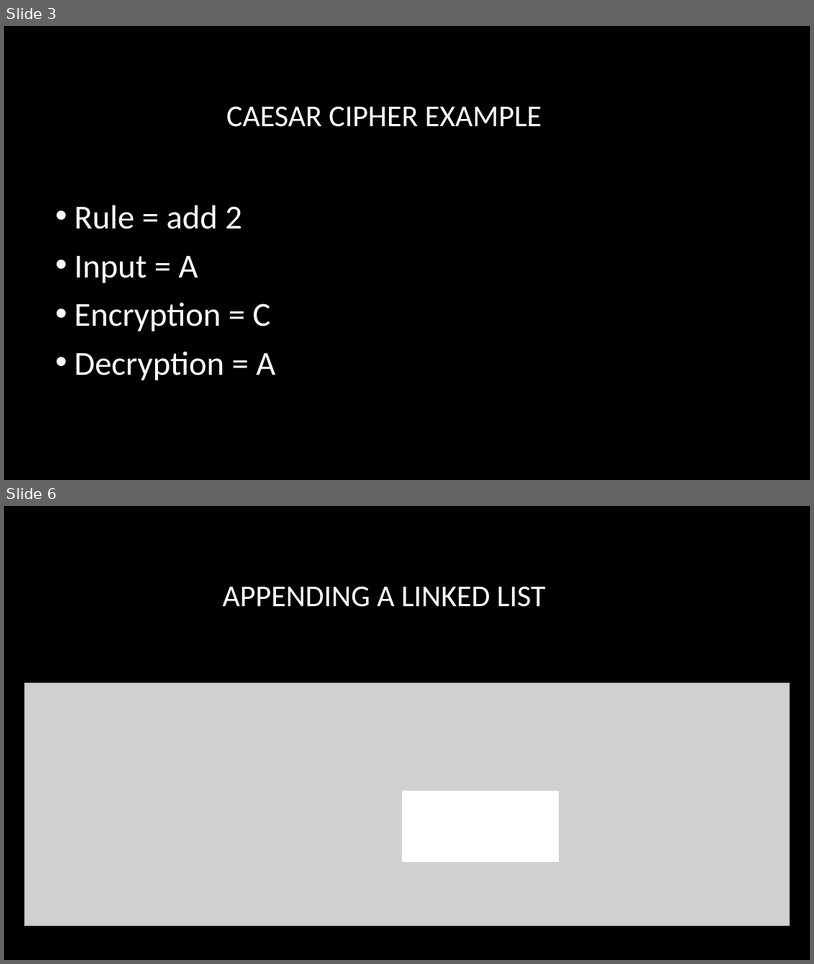
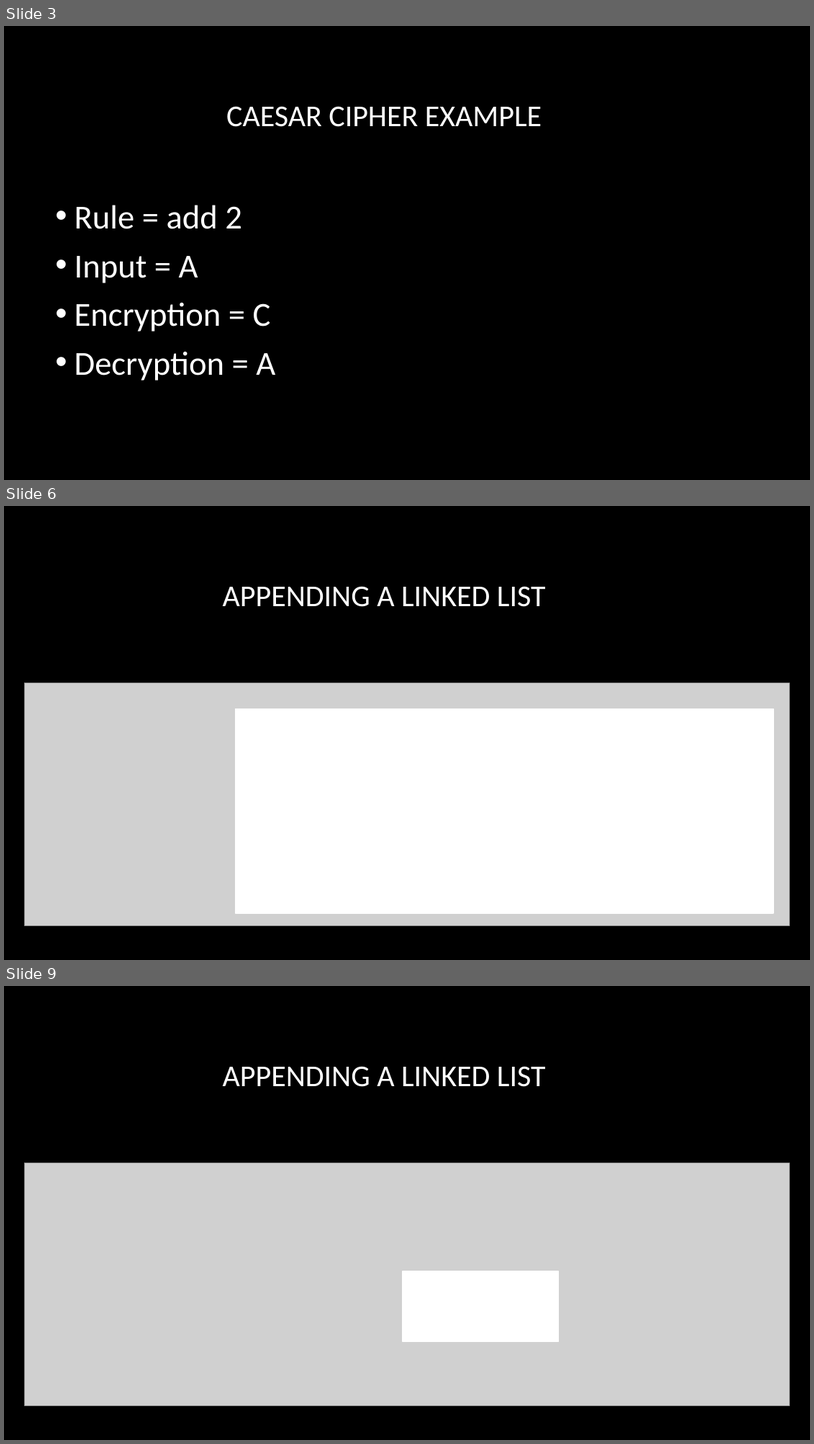
Before and after one commit to dwilliams427/CaesarCipher, a slide deck: CaesarCipher_CIS113_DW.pptx. Shown one above the other, each under a label of ours: slides 3 and 6 before the commit, slides 3, 6 and 9 after it; the slides between them are not shown. The pictures are 814x964 and 814x1444 pixels, drawn with LibreOffice and Linux fonts; fonts in the diff are those of the drawing; grey boxes stand for pictures; background and template pictures are left out. Boxes give left, top, right and bottom in pixels: in the first picture for what was removed or moved away, otherwise in the second. Text is boxed around its words. In the diff, an @@ line names an element or a change of style, - is before the commit and + after.

```diff
--- a/CaesarCipher_CIS113_DW.pptx
+++ b/CaesarCipher_CIS113_DW.pptx
@@ slide 6 added at (4,506,810,960), background picture (left out) @@
@@ title added at (223,586,546,607), 36 pt, text #FFFFFF @@
+APPENDING A LINKED LIST
@@ picture added at (25,682,790,926) @@
@@ rectangle added at (236,708,774,913), fill #FFFFFF, outline #FFFFFF 1.5 pt @@
@@ what was slide 6 is now slide 9 @@
```
Also in this commit, not shown: 3 slides changed, 2 other slides added.
